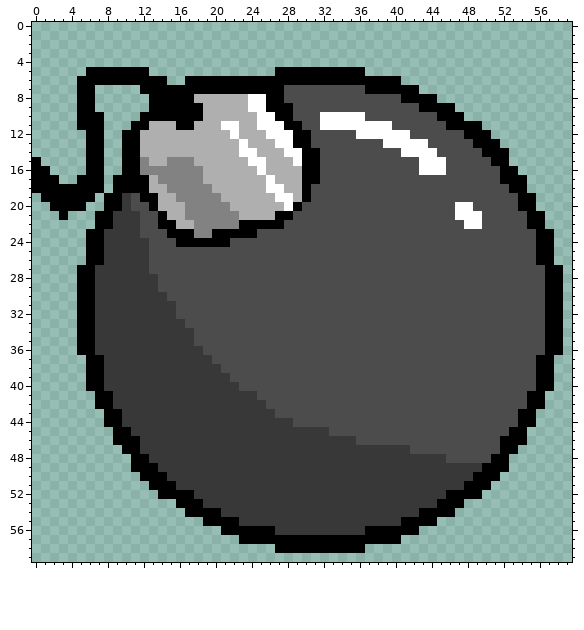
Pixel-art sprite: images/bomb.png. Above, as it was before the edit.
The file is 60x60 pixels. Colours within 5 levels of each other are drawn and written as one.
And afterwards:
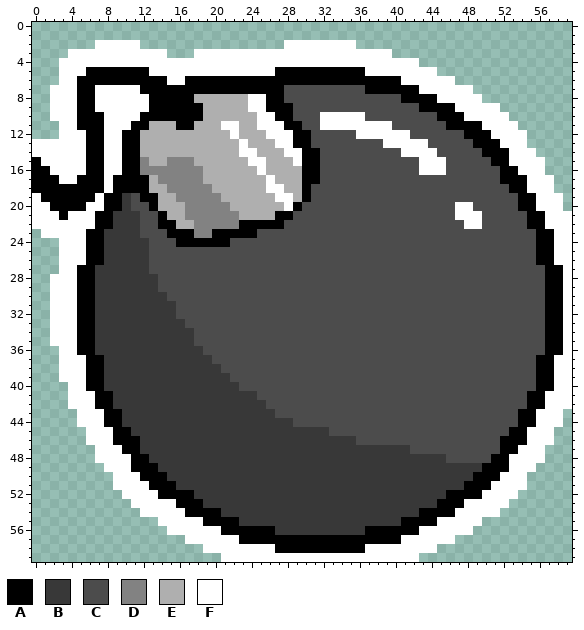
Palette (. is transparent): A #000000  B #383838  C #4c4c4c  D #828282  E #afafaf  F #ffffff
Difference:
Colour F is added in row 2 at x 7 to 11 and 28 to 35; in row 3 at x 4 to 14 and 18 to 39; in row 4 at x 3 to 42; in row 5 at x 3 to 5, 13 to 26 and 37 to 44; in row 6 at x 3 to 4, 15 to 16 and 41 to 46; in row 7 at x 2 to 4, 7 to 11 and 43 to 48.
Colour F is added in row 8 at x 2 to 4, 7 to 12 and 45 to 49; in row 9 at x 2 to 4, 7 to 12 and 47 to 51; in row 10 at x 2 to 4, 8 to 11 and 48 to 52; in row 11 at x 3 to 4, 8 to 10 and 50 to 53; in row 12 at x 3 to 5, 8 to 9 and 51 to 54; in row 13 at x 0 to 5, 8 to 9 and 52 to 54.
Colour F is added in row 14 at x 0 to 5, 8 to 9 and 53 to 55; in row 15 at x 1 to 5, 8 to 9 and 53 to 56; in row 16 at x 2 to 5, 8 to 9 and 54 to 56; in row 17 at x 3 to 4, 8 and 55 to 57; in row 18 at x 8 and 55 to 57; in row 19 at x 0, 7 and 56 to 58.
Colour F is added in row 20 at x 0 to 1, 6 to 7 and 56 to 58; in row 21 at x 0 to 2, 4 to 6 and 57 to 59; in row 22 at x 0 to 6 and 57 to 59; in row 23 at x 1 to 5 and 58 to 59; in rows 24 to 26 at x 3 to 5 and 58 to 59; in row 27 at x 3 to 4 and 59.
Colour F is added in rows 28 to 35 at x 2 to 4 and 59; in row 36 at x 3 to 4 and 59; in rows 37 to 39 at x 3 to 5 and 58 to 59; in row 40 at x 4 to 5 and 58 to 59; in rows 41 to 42 at x 4 to 6 and 57 to 59; in rows 43 to 44 at x 5 to 7 and 56 to 58.
Colour F is added in rows 45 to 46 at x 6 to 8 and 55 to 57; in row 47 at x 7 to 9 and 54 to 56; in row 48 at x 7 to 10 and 53 to 56; in row 49 at x 8 to 10 and 53 to 55; in row 50 at x 9 to 11 and 52 to 54; in row 51 at x 9 to 12 and 51 to 54.
Colour F is added in row 52 at x 10 to 13 and 50 to 53; in row 53 at x 11 to 15 and 48 to 52; in row 54 at x 12 to 16 and 47 to 51; in row 55 at x 14 to 18 and 45 to 49; in row 56 at x 15 to 20 and 43 to 48; in row 57 at x 17 to 22 and 41 to 46.
Colour F is added in row 58 at x 19 to 26 and 37 to 44; in row 59 at x 21 to 42.
Where, in picture pixels (left, top, right, bottom), the same in both pictures:
added: (32, 40, 572, 562)
